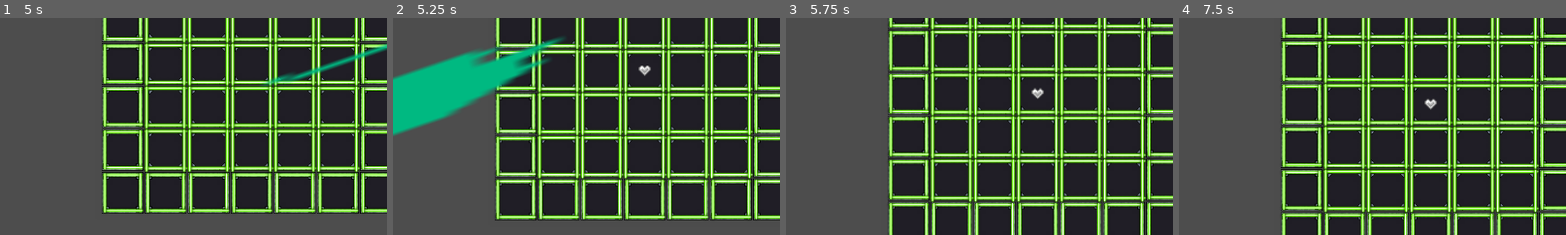
Above: before the commit, frames 1-4 (left to right).
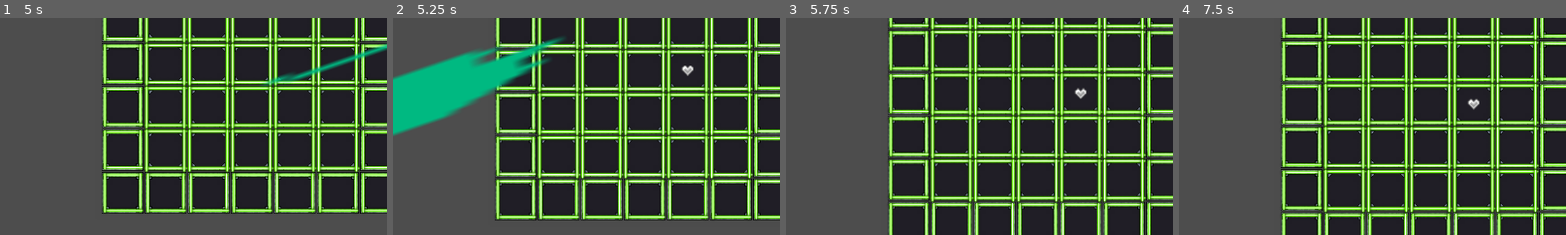
Above: after the commit, the same moments.

Repository: Sam-Gaudet/GameDevProject
Game: Godot game, scene res://Scenes/Gameboard/game_board.tscn
Same seed, same stepped clock (60 frames per second), same inputs: the game is played once before the commit and once after it.
Inputs:
- Up to frame 1 (5 s): tap Enter (ui_accept) at 0.5 s; hold Right (ui_right) 0.53-2.03 s; tap Space (jump) at 0.77, 1.52, 3.02, 3.77, 4.52 s; hold Left (ui_left) 2.03-2.78 s; hold Right (ui_right) 2.78-4.28 s; hold Left (ui_left) from 4.28 s (still down)
- Up to frame 2 (5.25 s): release Left (ui_left) at 5.03 s; hold Right (ui_right) from 5.03 s (still down)
- Up to frame 3 (5.75 s): keep holding Right (ui_right)
- Up to frame 4 (7.5 s): release Right (ui_right) at 5.78 s; hold Left (ui_left) 5.78-7.28 s; tap Space (jump) at 6.02, 6.77 s; tap Enter (ui_accept) at 7.25 s; hold Right (ui_right) from 7.28 s (still down)
The pictures show only the part of the screen within x 18-67%, y 39-89%; the shares and areas given below are measured in that part.

Frame 1 is identical in both runs. In frame 2, 0.2% of the frame differs, in the area x 63-78%, y 21-27%; in frame 3, 0.2%, in the area x 63-78%, y 32-38%; in frame 4, 0.2%.

Commit message:
player moves perfectly

Diff:
--- a/game-dev-project/Scenes/Gameboard/main_character.gd
+++ b/game-dev-project/Scenes/Gameboard/main_character.gd
@@ -1 +1,50 @@
 extends CharacterBody2D
+
+const TILE_SIZE = 64
+const GRID_SIZE = 7
+const HALF_GRID = GRID_SIZE / 2
+
+# Min and max positions based on centered grid (e.g., from -3 to +3 tiles)
+const MIN_POS = Vector2(-HALF_GRID, -HALF_GRID) * TILE_SIZE
+const MAX_POS = Vector2(HALF_GRID, HALF_GRID) * TILE_SIZE
+
+var is_moving = false
+var move_duration = 0.1
+var target_position: Vector2
+
+func _ready():
+	# Snap character to nearest tile position at start
+	position = position.snapped(Vector2(TILE_SIZE, TILE_SIZE))
+	target_position = position
+
+func _process(_delta):
+	if not is_moving:
+		handle_input()
+
+func handle_input():
+	var input_vector = Vector2.ZERO
+	if Input.is_action_just_pressed("ui_up"):
+		input_vector.y -= 1
+	elif Input.is_action_just_pressed("ui_down"):
+		input_vector.y += 1
+	elif Input.is_action_just_pressed("ui_left"):
+		input_vector.x -= 1
+	elif Input.is_action_just_pressed("ui_right"):
+		input_vector.x += 1
+
+	if input_vector != Vector2.ZERO:
+		var proposed_position = position + input_vector * TILE_SIZE
+
+		# Check that the proposed position is within the board boundaries
+		if proposed_position.x >= MIN_POS.x and proposed_position.x <= MAX_POS.x and proposed_position.y >= MIN_POS.y and proposed_position.y <= MAX_POS.y:
+			move_to_tile(proposed_position)
+
+func move_to_tile(destination: Vector2):
+	is_moving = true
+	target_position = destination
+	var tween = create_tween()
+	tween.tween_property(self, "position", target_position, move_duration).set_trans(Tween.TRANS_SINE).set_ease(Tween.EASE_IN_OUT)
+	tween.connect("finished", Callable(self, "_on_tween_finished"))
+
+func _on_tween_finished():
+	is_moving = false
Not shown, added: game-dev-project/Scenes/Gameboard/game_board.tscn1245943385.tmp
